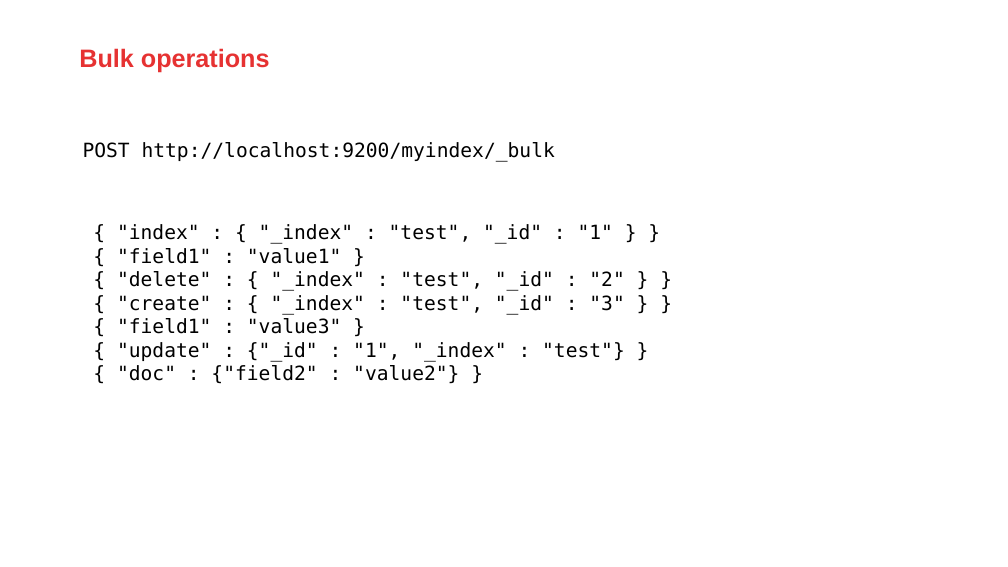
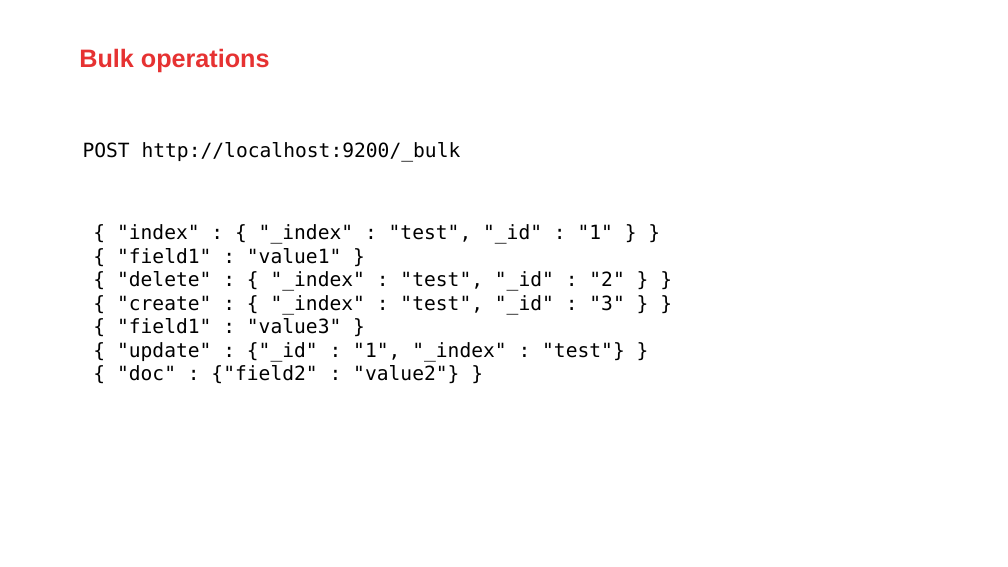
Before and after one commit to AMIS-Services/sig-elasticsearch-may2020, a slide deck: slide 21 of Elasticsearch.pptx (slide 22 before the commit). Drawn at 1008x567 pixels with LibreOffice and Linux fonts; fonts in the diff are those of the drawing; background and template pictures are left out. Boxes give left, top, right and bottom in pixels: in the first picture for what was removed or moved away, otherwise in the second. Text is boxed around its words. In the diff, an @@ line names an element or a change of style, - is before the commit and + after.

```diff
--- a/Elasticsearch.pptx
+++ b/Elasticsearch.pptx
@@ text at <box>83,142,461,162</box>: text changed @@
-POST http://localhost:9200/myindex/_bulk
+POST http://localhost:9200/_bulk
```
Also in this commit, not shown: 4 other slides changed, 1 slide removed.
